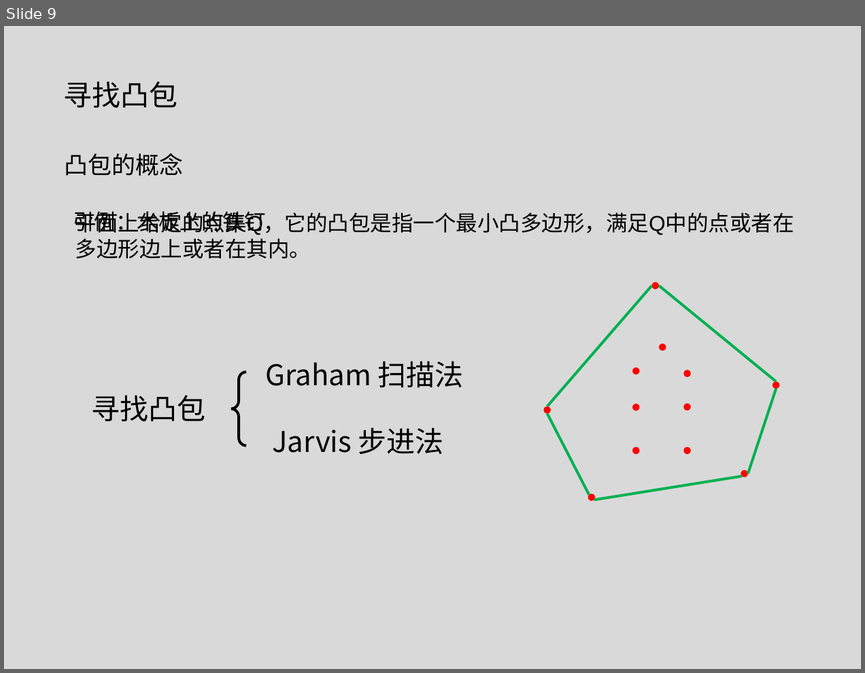
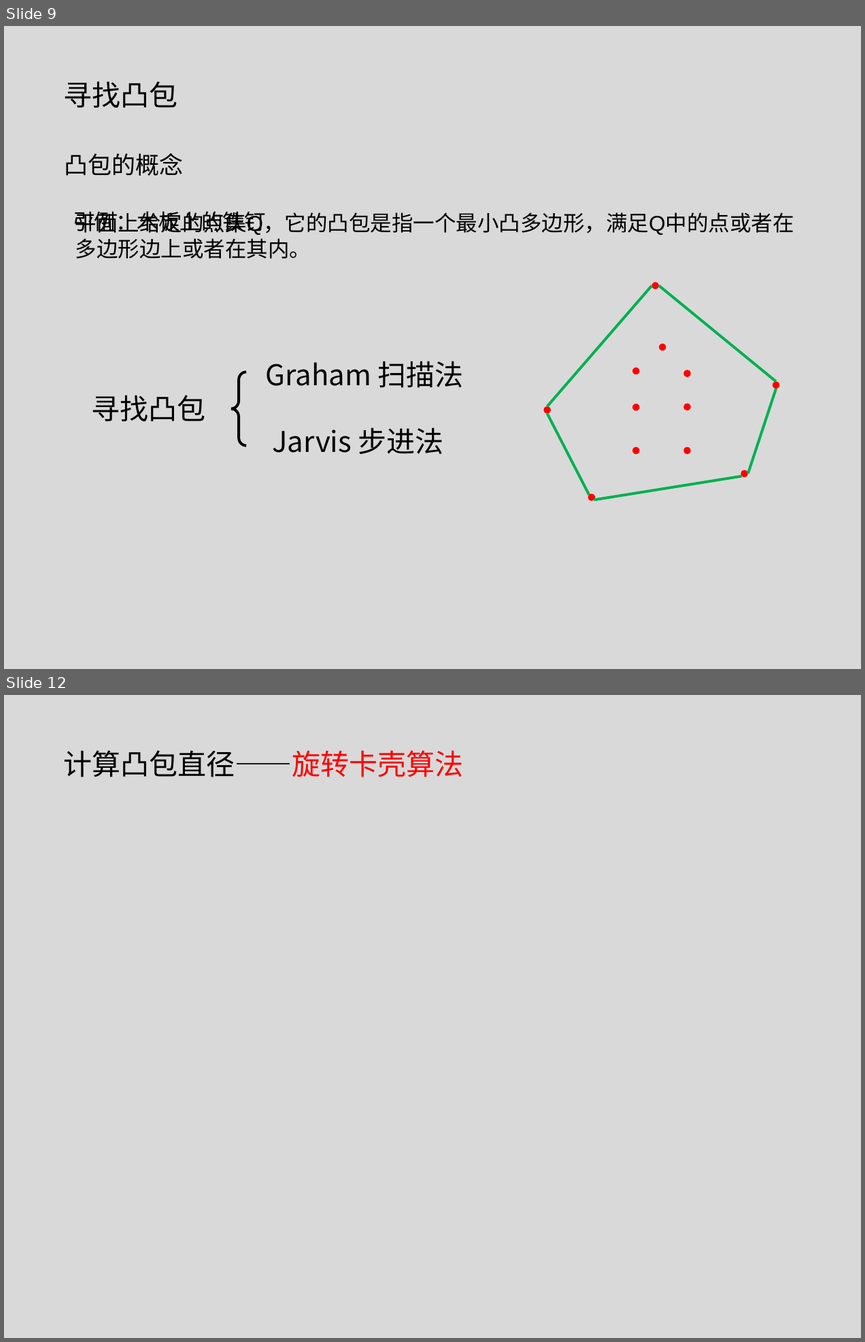
Before and after one commit to tianzhuwei/PPT, a slide deck: 第二讲快排+计算几何.pptx. Shown one above the other, each under a label of ours: slide 9 before the commit, slides 9 and 12 after it; the slides between them are not shown. The pictures are 865x673 and 865x1342 pixels, drawn with LibreOffice and Linux fonts; fonts in the diff are those of the drawing. Boxes give left, top, right and bottom in pixels: in the first picture for what was removed or moved away, otherwise in the second. Text is boxed around its words. In the diff, an @@ line names an element or a change of style, - is before the commit and + after.

```diff
--- a/第二讲快排+计算几何.pptx
+++ b/第二讲快排+计算几何.pptx
@@ slide 12 added at [4, 695, 861, 1338], background #D9D9D9 @@
@@ text added at [63, 750, 463, 777], 24 pt, text #000000 @@
+计算凸包直径——旋转卡壳算法
```
Also in this commit, not shown: 1 slide changed, 3 other slides added.
